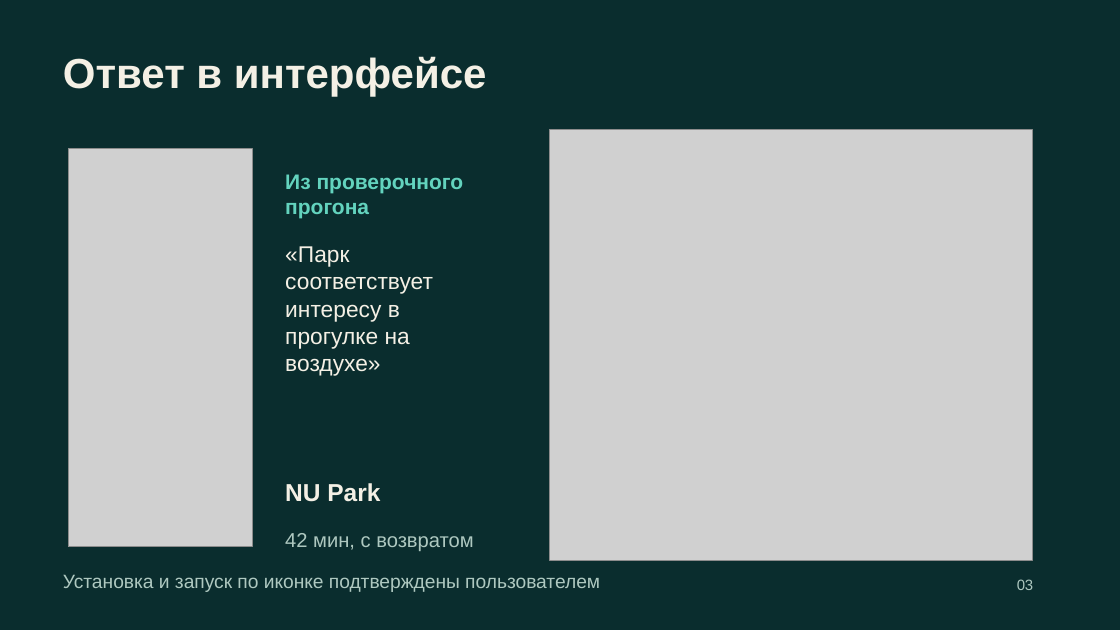
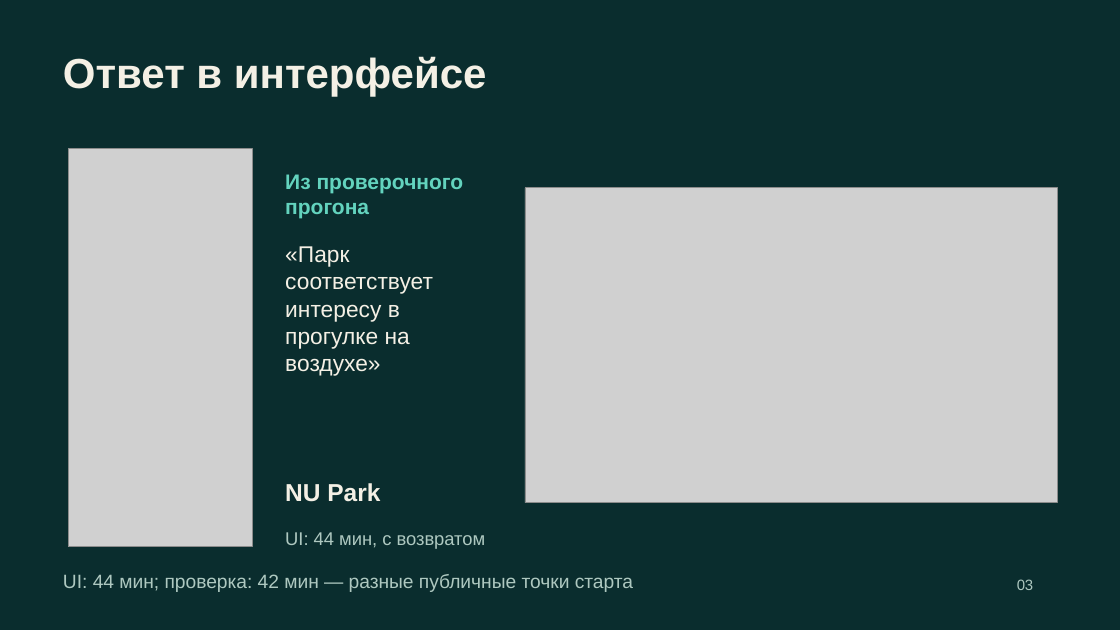
Before and after one commit to ltybcs/astana-walks-ai, a slide deck: slide 3 of output/presentations/astana-walks.pptx. Drawn at 1120x630 pixels with LibreOffice and Linux fonts; fonts in the diff are those of the drawing; grey boxes stand for pictures. Boxes give left, top, right and bottom in pixels: in the first picture for what was removed or moved away, otherwise in the second. Text is boxed around its words. In the diff, an @@ line names an element or a change of style, - is before the commit and + after.

```diff
--- a/output/presentations/astana-walks.pptx
+++ b/output/presentations/astana-walks.pptx
@@ picture: place and size @@
-picture at <box>550,129,1033,561</box>
+picture at <box>525,188,1057,503</box>
@@ text at <box>285,532,486,549</box>: text changed; size 17.2 to 15.8 pt @@
-42 мин, с возвратом
+UI: 44 мин, с возвратом
@@ text at <box>63,574,633,592</box>: text changed @@
-Установка и запуск по иконке подтверждены пользователем
+UI: 44 мин; проверка: 42 мин — разные публичные точки старта
```
Also in this commit, not shown: 5 other slides changed, 2 slides added, 1 slide removed, 17 other files.
